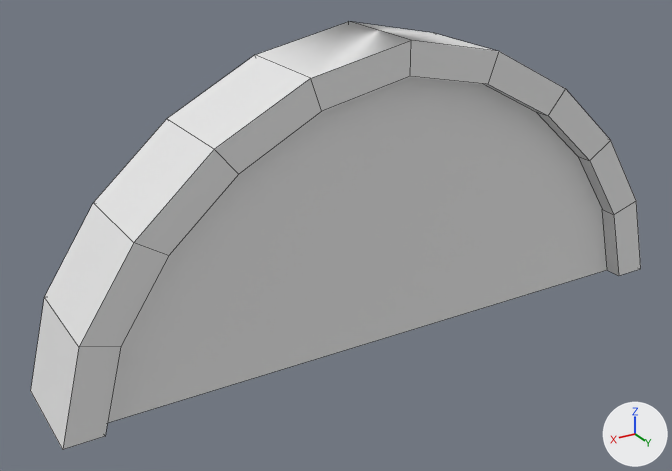
A saved change to the FBX model Assets/StaticMeshes/Hanna/SM_WindowCurved.fbx.
The view is the same before and after, from a 50 mm lens placed at (1.183, 1.784, 0.938), pointed at (0.108, -0.009, 0.042). Lighting does not change. The marker at lower right points along +X, +Y and +Z. Mesh edges are drawn as thin lines. Where no turn or scale is listed for an object, it has been applied to the vertices.

Names of what the first picture shows: 'WindowCurved'.
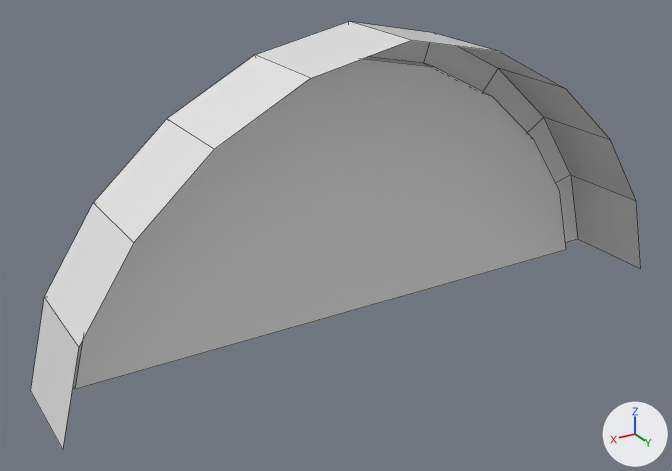
Location of each change, [x1, y1, x2, y2] in pixels of the pictures (672 x 471 px):
part 1 of me_cube_001, deleted
    before: [63, 40, 641, 449]

What the commit changed:
Material 'M_WindowGlass' (mat_m_windowglass) is new.
Its base color is (0.8, 0.8, 0.8) (white #e7e7e7).
Its roughness is 0.2.
Material 'M_Windowsil' (mat_m_windowsil) is new.
Its base color is (0.8, 0.8, 0.8) (white #e7e7e7).
Its roughness is 0.2.
me_cube_001 is used by ob_windowcurved; location (0.0, 0.0, 0.0).
me_cube_001 had 66 vertices, 53 faces and spanned x -0.85..0.85, y -0.13..0.13, z -0.22..0.53.
me_cube_001 now has 44 vertices, 31 faces and spans x -0.85..0.85, y -0.13..0.13, z -0.22..0.53.
Part 1, on me_cube_001:
22 vertices are removed from x -0.76..0.76, y 0.08..0.13, z -0.22..0.45.
22 faces are deleted.
me_cube_001 now uses material mat_m_windowsil (white #e7e7e7).
me_cube_001 now uses material mat_m_windowglass (white #e7e7e7).
